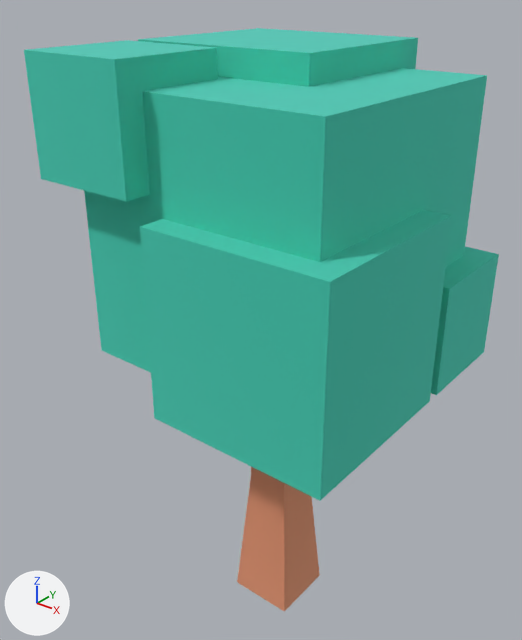
A saved change to the glTF model public/models/nf2/nature/tree_blocks.glb.
Both versions are drawn from a camera (50 mm lens) standing at (0.767, -1.026, 1.251) and looking at (-0.054, 0.001, 0.615). Every picture has the same lights, and +X, +Y and +Z are marked at lower left. The first picture is the older version. Where no turn or scale is listed for an object, it has been applied to the vertices.

Names of what the first picture shows: 'tree_blocks'.
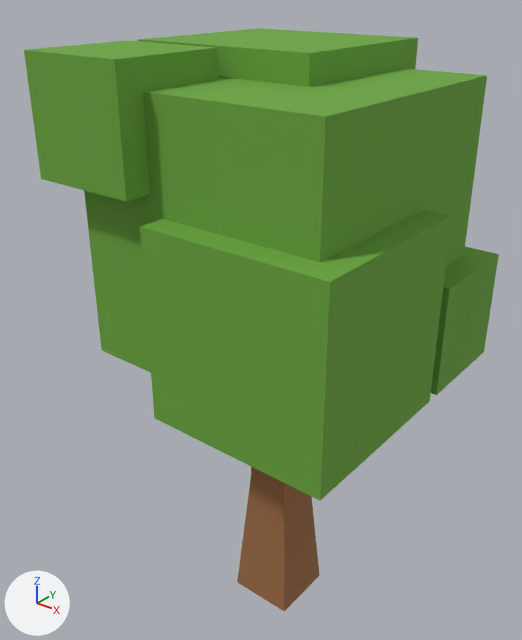
The change in detail:
In material 'woodBark' (mat_woodbark), metallic goes from 1.0 to 0.0.
Material 'woodBark' (mat_woodbark) changes colour from beige #f2be9e to brown #9c6a42; in linear values from (0.886, 0.514, 0.341) to (0.332, 0.144, 0.0545).
In material 'leafsGreen' (mat_leafsgreen), metallic goes from 1.0 to 0.0.
Material 'leafsGreen' (mat_leafsgreen) changes colour from cyan #70e6d6 to green #6ba63c; in linear values from (0.161, 0.788, 0.671) to (0.147, 0.381, 0.0452).
Object 'tmpParent' (ob_tmpparent) is deleted.

Where the change shows, as pixel boxes [x1, y1, x2, y2] in the pictures (522 x 640 px):
'tree_blocks', recoloured, surface changed (cyan to green)
    both: [24, 28, 499, 612]
